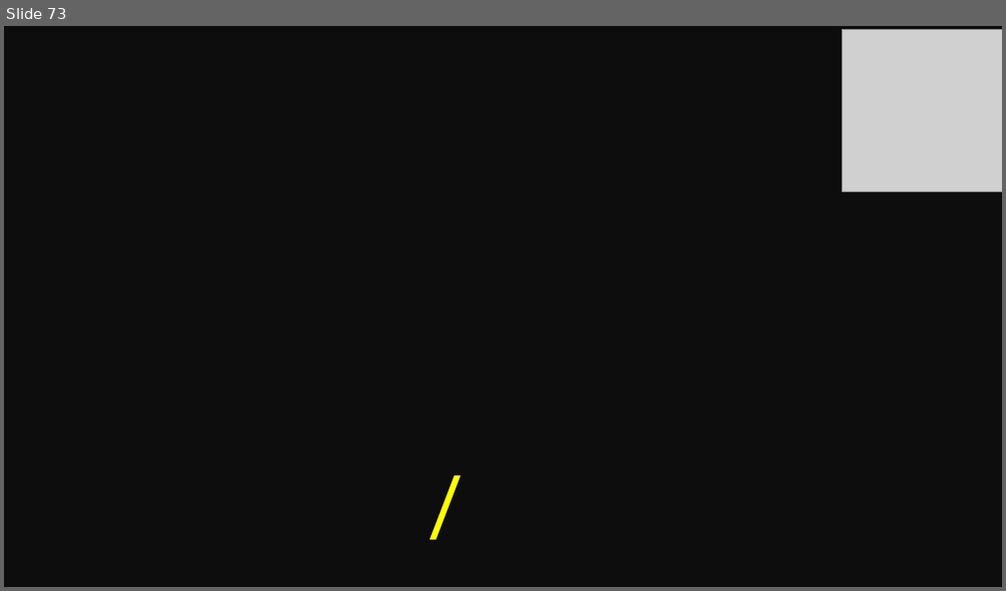
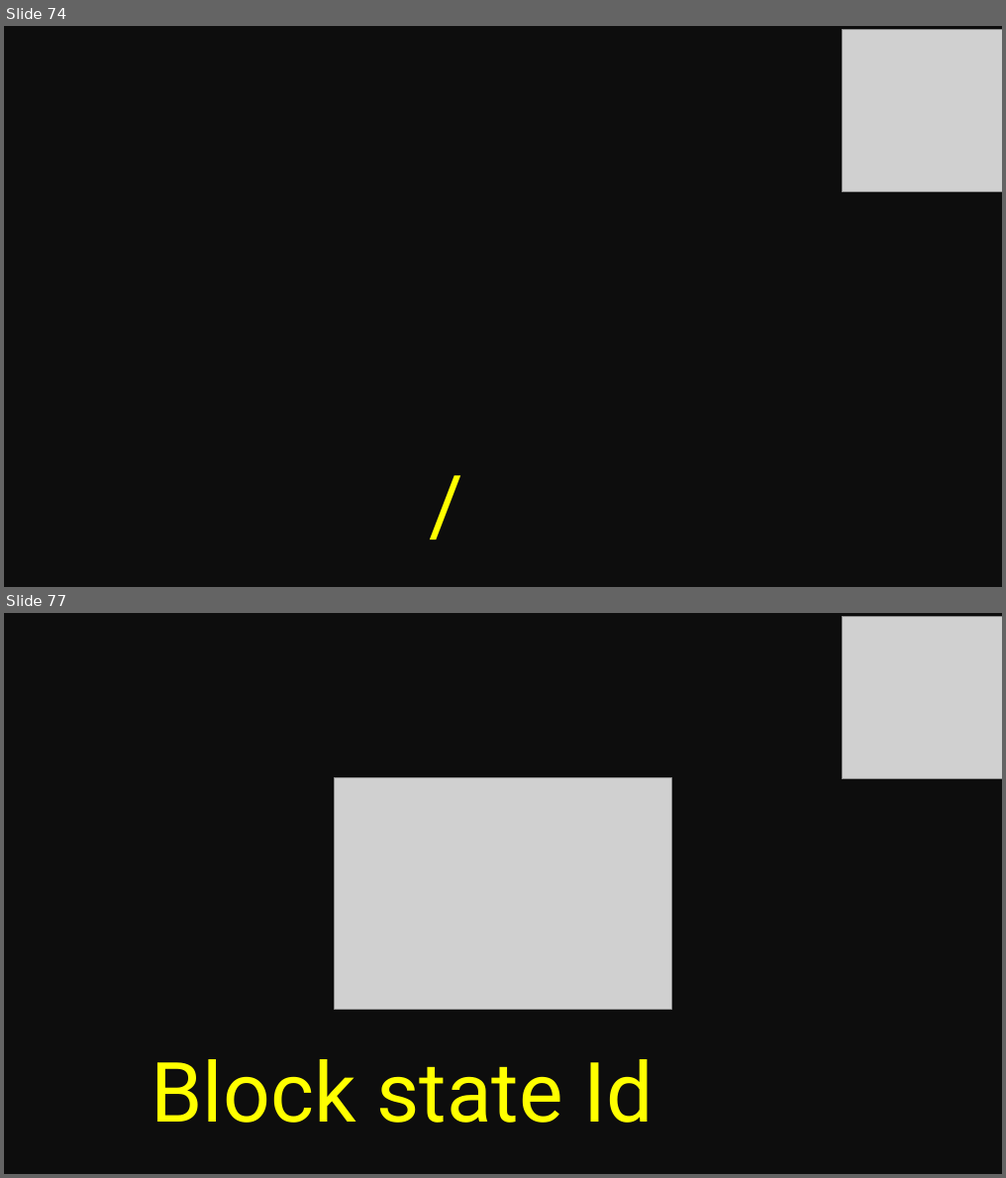
Before and after one commit to HgVN23/HgVN23.github.io, a slide deck: assets/media/thumbnail/template.pptx. Shown one above the other, each under a label of ours: slide 73 before the commit, slides 74 and 77 after it; the slides between them are not shown. The pictures are 1006x591 and 1006x1178 pixels, drawn with LibreOffice and Linux fonts; fonts in the diff are those of the drawing; grey boxes stand for pictures. Boxes give left, top, right and bottom in pixels: in the first picture for what was removed or moved away, otherwise in the second. Text is boxed around its words. In the diff, an @@ line names an element or a change of style, - is before the commit and + after.

```diff
--- a/assets/media/thumbnail/template.pptx
+++ b/assets/media/thumbnail/template.pptx
@@ slide 77 added at bbox=[4, 613, 1002, 1174], background #0D0D0D @@
@@ picture added at bbox=[842, 616, 1002, 778] @@
@@ picture added at bbox=[335, 778, 671, 1009] @@
@@ text added at bbox=[152, 1059, 653, 1123], 60 pt, text #FFFF00 @@
+Block state Id
@@ what was slide 73 is now slide 74 @@
```
Also in this commit, not shown: 1 slide changed, 20 other slides added, 6 other files.
